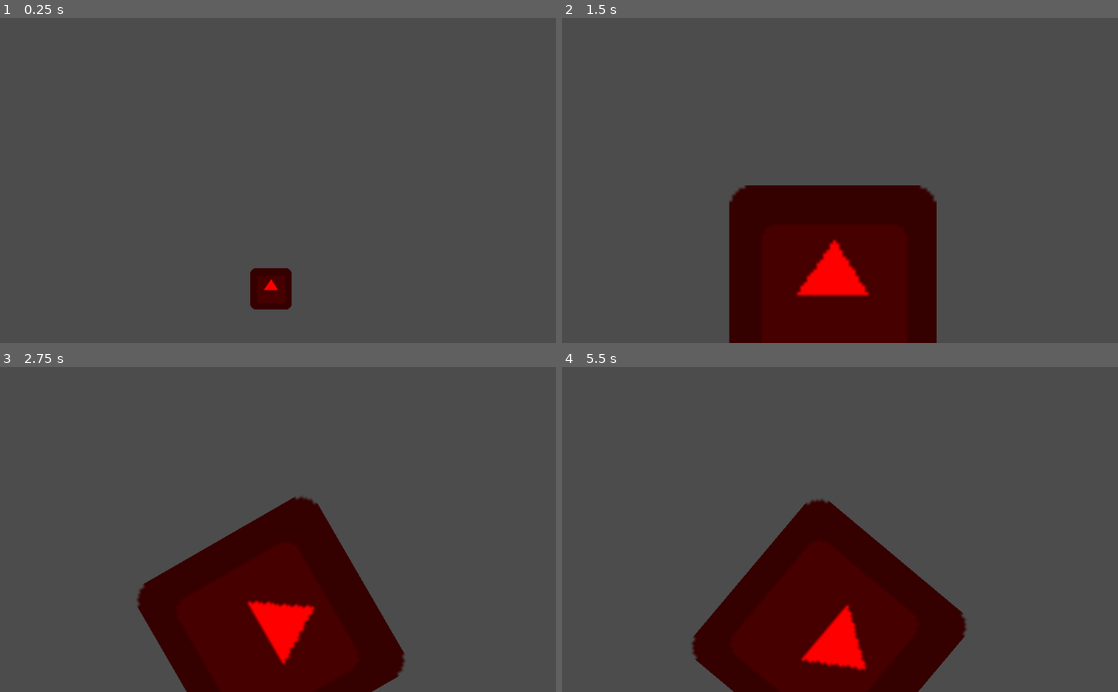
Above: before the commit, frames 1-4 (two rows, left to right).
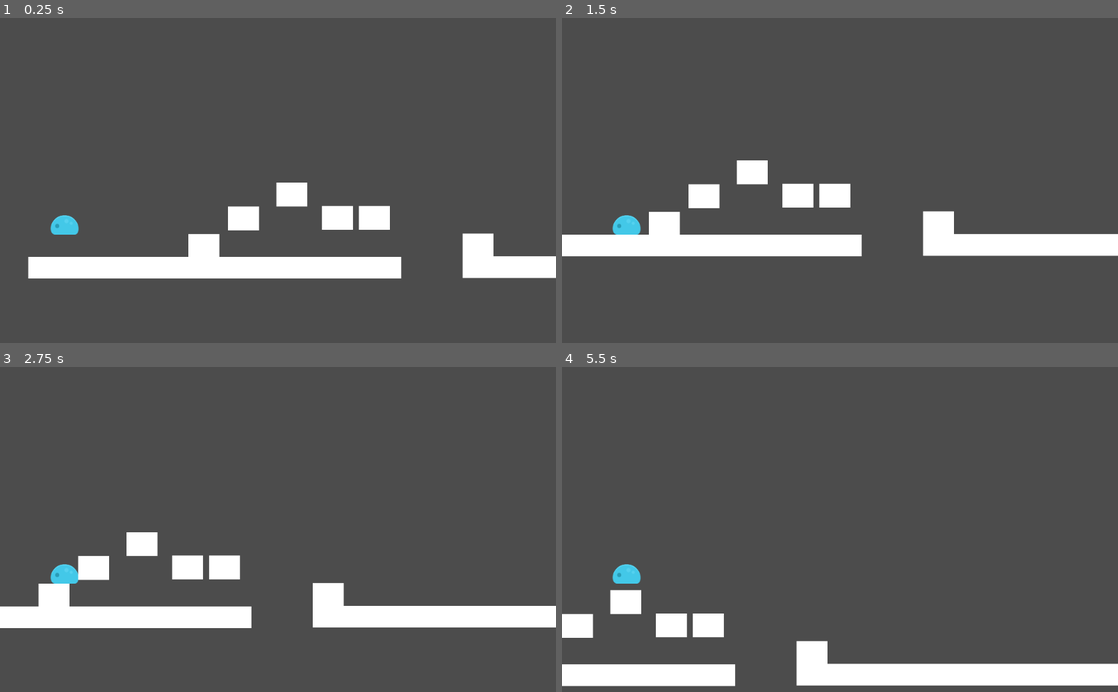
Above: after the commit, the same moments.

Repository: tescudec/prova1
Game: Godot game, scene res://Terra.tscn
The game is run twice, just before and just after one commit, with the same random seed, the same clock (stepped at 60 frames per second) and the same inputs. Before the commit the project starts from res://joc.tscn. The engine's default icon, where the game draws it, is replaced by a stand-in: a white triangle on a blue panel in a dark square.
Inputs (mouse positions are in pixels of both pictures, inside the frame that each line leads up to):
- Up to frame 1 (0.25 s): no input
- Up to frame 2 (1.5 s): move the mouse to (962, 164) at 0.52 s; press the mouse at (962, 164) at 0.53 s; move the mouse to (728, 196) at 1.27 s; release the mouse at (728, 196) at 1.28 s; right-click (728, 196) at 1.35 s
- Up to frame 3 (2.75 s): tap Enter at 2 s; move the mouse to (333, 458) at 2.02 s; hold Space (gira) from 2.03 s (still down)
- Up to frame 4 (5.5 s): move the mouse to (812, 594) at 2.77 s; release Space (gira) at 2.78 s; tap Up (mou amunt) at 2.85 s; move the mouse to (1006, 578) at 3.52 s; hold Down (mou avall) 3.53-4.28 s; move the mouse to (673, 480) at 4.27 s; tap Right (mou dreta) at 4.35 s; tap Space (gira) at 5 s; move the mouse to (867, 529) at 5.02 s; hold Left (mou esquerra) from 5.03 s (still down)

The runs differ from the first frame. In frame 1, 9.1% of the frame differs, in the area x 5-100%, y 50-90%; in frame 2, 24%; in frame 3, 25%, in the area x 0-100%, y 39-100%; in frame 4, 25%.

Commit message:
escena congrats i noves features

Diff:
--- a/2a.tscn
+++ b/2a.tscn
@@ -3,37 +3,42 @@
 [ext_resource path="res://KineBody.tscn" type="PackedScene" id=1]
 
 [sub_resource type="RectangleShape2D" id=1]
-extents = Vector2( 348.625, 21.75 )
+extents = Vector2( 347.625, 20.625 )
 
 [sub_resource type="RectangleShape2D" id=2]
 extents = Vector2( 28.25, 21.75 )
 
 [sub_resource type="RectangleShape2D" id=3]
-extents = Vector2( 21.75, 8.5 )
+extents = Vector2( 234.341, 9.49908 )
 
 [node name="Node2D" type="Node2D"]
 
 [node name="KinematicBody2D" parent="." instance=ExtResource( 1 )]
-position = Vector2( 26, 387 )
+position = Vector2( 33, 458 )
+
+[node name="Camera2D" type="Camera2D" parent="KinematicBody2D"]
+position = Vector2( -103, -457 )
+anchor_mode = 0
+current = true
 
 [node name="Terra2" type="StaticBody2D" parent="."]
-position = Vector2( 33, 98 )
+position = Vector2( 33, 160 )
 __meta__ = {
 "_edit_group_": true
 }
 
 [node name="ColorRect" type="ColorRect" parent="Terra2"]
-margin_left = -24.0
+margin_left = -32.0
 margin_top = 314.0
 margin_right = 663.0
 margin_bottom = 354.0
 
 [node name="CollisionShape2D" type="CollisionShape2D" parent="Terra2"]
-position = Vector2( 316.375, 334.25 )
+position = Vector2( 315.375, 335 )
 shape = SubResource( 1 )
 
 [node name="Terra4" type="StaticBody2D" parent="."]
-position = Vector2( -756, 57 )
+position = Vector2( -756, 119 )
 __meta__ = {
 "_edit_group_": true
 }
@@ -42,7 +47,7 @@
 margin_left = 938.0
 margin_top = 310.0
 margin_right = 995.0
-margin_bottom = 354.0
+margin_bottom = 357.0
 __meta__ = {
 "_edit_group_": true
 }
@@ -52,7 +57,7 @@
 shape = SubResource( 2 )
 
 [node name="Terra5" type="StaticBody2D" parent="."]
-position = Vector2( -129, 59 )
+position = Vector2( -129, 121 )
 __meta__ = {
 "_edit_group_": true
 }
@@ -71,7 +76,7 @@
 shape = SubResource( 2 )
 
 [node name="Terra6" type="StaticBody2D" parent="."]
-position = Vector2( -401, -39 )
+position = Vector2( -401, 23 )
 __meta__ = {
 "_edit_group_": true
 }
@@ -90,7 +95,7 @@
 shape = SubResource( 2 )
 
 [node name="Terra7" type="StaticBody2D" parent="."]
-position = Vector2( -491, 5 )
+position = Vector2( -491, 67 )
 __meta__ = {
 "_edit_group_": true
 }
@@ -109,7 +114,7 @@
 shape = SubResource( 2 )
 
 [node name="Terra8" type="StaticBody2D" parent="."]
-position = Vector2( -566, 57 )
+position = Vector2( -566, 119 )
 __meta__ = {
 "_edit_group_": true
 }
@@ -118,7 +123,7 @@
 margin_left = 938.0
 margin_top = 310.0
 margin_right = 995.0
-margin_bottom = 354.0
+margin_bottom = 356.0
 __meta__ = {
 "_edit_group_": true
 }
@@ -128,7 +133,7 @@
 shape = SubResource( 2 )
 
 [node name="Terra9" type="StaticBody2D" parent="."]
-position = Vector2( -252, -5 )
+position = Vector2( -252, 57 )
 __meta__ = {
 "_edit_group_": true
 }
@@ -147,25 +152,28 @@
 shape = SubResource( 2 )
 
 [node name="Terra3" type="StaticBody2D" parent="."]
-position = Vector2( 833, 97 )
+position = Vector2( 833, 159 )
 __meta__ = {
 "_edit_group_": true
 }
 
 [node name="ColorRect" type="ColorRect" parent="Terra3"]
-margin_left = -24.0
+margin_left = -31.0
 margin_top = 314.0
 margin_right = 663.0
 margin_bottom = 354.0
 
 [node name="CollisionShape2D" type="CollisionShape2D" parent="Terra3"]
-position = Vector2( 316.375, 334.25 )
+position = Vector2( 316.375, 334.625 )
 shape = SubResource( 1 )
 
-[node name="Portal" type="Area2D" parent="."]
-position = Vector2( 2, -3 )
+[node name="Congrats" type="Area2D" parent="."]
+position = Vector2( 2, 59 )
 
-[node name="CollisionShape2D" type="CollisionShape2D" parent="Portal"]
-position = Vector2( 1026, 391 )
+[node name="CollisionShape2D" type="CollisionShape2D" parent="Congrats"]
+position = Vector2( 1022, 181 )
 rotation = 1.60994
+scale = Vector2( 1, 1 )
 shape = SubResource( 3 )
+
+[connection signal="body_entered" from="Congrats" to="KinematicBody2D" method="_on_Congrats_body_entered"]
--- /dev/null
+++ b/EscenaCongrats.tscn
@@ -0,0 +1,11 @@
+[gd_scene format=2]
+
+[node name="EscenaCongrats" type="Node2D"]
+
+[node name="RichTextLabel" type="RichTextLabel" parent="."]
+margin_left = 35.0
+margin_top = 482.0
+margin_right = 356.0
+margin_bottom = 503.0
+tab_size = 11
+text = "FELICITATS! HAS COMPLETAT EL JOC AMB ÈXIT"
--- a/KineBody.gd
+++ b/KineBody.gd
@@ -10,6 +10,7 @@
 var gravetat = Vector2.DOWN * 1000
 var salt = Vector2.UP * 350
 var rotacio = 0
+var posicio = position
 # Called when the node enters the scene tree for the first time.
 func _ready():
 	rotation_degrees = rotacio
@@ -26,5 +27,6 @@
 	var animacio = $AnimatedSprite
 	animacio.flip_h = true
 	animacio.play('camina')
+
 func _on_Portal_body_entered(body):
 	get_tree().change_scene("res://2a.tscn")
--- a/KineBody.tscn
+++ b/KineBody.tscn
@@ -17,6 +17,11 @@
 "loop": true,
 "name": "camina",
 "speed": 5.0
+}, {
+"frames": [ ExtResource( 4 ) ],
+"loop": true,
+"name": "caure",
+"speed": 5.0
 } ]
 
 [sub_resource type="CapsuleShape2D" id=2]
@@ -27,11 +32,12 @@
 script = ExtResource( 2 )
 
 [node name="AnimatedSprite" type="AnimatedSprite" parent="."]
-position = Vector2( 1, -22 )
+position = Vector2( 2, -22 )
 scale = Vector2( 0.582031, 0.582031 )
 frames = SubResource( 1 )
 animation = "camina"
 frame = 1
+playing = true
 
 [node name="CollisionShape2D" type="CollisionShape2D" parent="."]
 position = Vector2( 2, 0 )
--- a/Terra.tscn
+++ b/Terra.tscn
@@ -3,7 +3,7 @@
 [ext_resource path="res://KineBody.tscn" type="PackedScene" id=1]
 
 [sub_resource type="RectangleShape2D" id=1]
-extents = Vector2( 344.5, 21.75 )
+extents = Vector2( 349, 19.875 )
 
 [sub_resource type="RectangleShape2D" id=2]
 extents = Vector2( 28.25, 21.75 )
@@ -15,14 +15,15 @@
 position = Vector2( 1, 1 )
 
 [node name="KinematicBody2D" parent="." instance=ExtResource( 1 )]
-position = Vector2( 29, 161 )
+position = Vector2( 29, 386 )
 
 [node name="Camera2D" type="Camera2D" parent="KinematicBody2D"]
-position = Vector2( 484, 140 )
+position = Vector2( -117, -385 )
+anchor_mode = 0
 current = true
 
 [node name="Terra2" type="StaticBody2D" parent="."]
-position = Vector2( 31, 101 )
+position = Vector2( 26, 166 )
 __meta__ = {
 "_edit_group_": true
 }
@@ -38,7 +39,7 @@
 shape = SubResource( 1 )
 
 [node name="Terra4" type="StaticBody2D" parent="."]
-position = Vector2( -636, 63 )
+position = Vector2( -641, 128 )
 __meta__ = {
 "_edit_group_": true
 }
@@ -57,7 +58,7 @@
 shape = SubResource( 2 )
 
 [node name="Terra5" type="StaticBody2D" parent="."]
-position = Vector2( -131, 62 )
+position = Vector2( -136, 127 )
 __meta__ = {
 "_edit_group_": true
 }
@@ -76,7 +77,7 @@
 shape = SubResource( 2 )
 
 [node name="Terra6" type="StaticBody2D" parent="."]
-position = Vector2( -390, 11 )
+position = Vector2( -395, 76 )
 __meta__ = {
 "_edit_group_": true
 }
@@ -95,7 +96,7 @@
 shape = SubResource( 2 )
 
 [node name="Terra7" type="StaticBody2D" parent="."]
-position = Vector2( -474, -32 )
+position = Vector2( -479, 33 )
 __meta__ = {
 "_edit_group_": true
 }
@@ -114,7 +115,7 @@
 shape = SubResource( 2 )
 
 [node name="Terra8" type="StaticBody2D" parent="."]
-position = Vector2( -563, 12 )
+position = Vector2( -568, 77 )
 __meta__ = {
 "_edit_group_": true
 }
@@ -133,7 +134,7 @@
 shape = SubResource( 2 )
 
 [node name="Terra9" type="StaticBody2D" parent="."]
-position = Vector2( -322, 11 )
+position = Vector2( -327, 76 )
 __meta__ = {
 "_edit_group_": true
 }
@@ -152,24 +153,24 @@
 shape = SubResource( 2 )
 
 [node name="Terra3" type="StaticBody2D" parent="."]
-position = Vector2( 831, 100 )
+position = Vector2( 826, 165 )
 
 [node name="ColorRect" type="ColorRect" parent="Terra3"]
 margin_left = -24.0
 margin_top = 314.0
-margin_right = 663.0
+margin_right = 1653.0
 margin_bottom = 354.0
 
 [node name="CollisionShape2D" type="CollisionShape2D" parent="Terra3"]
-position = Vector2( 320.5, 334.25 )
+position = Vector2( 325, 334.125 )
 shape = SubResource( 1 )
 
 [node name="Portal" type="Area2D" parent="."]
+position = Vector2( -5, 65 )
 
 [node name="CollisionShape2D" type="CollisionShape2D" parent="Portal"]
 position = Vector2( 1017, 385 )
 rotation = 1.60994
 shape = SubResource( 3 )
 
-[connection signal="area_entered" from="Portal" to="KinematicBody2D" method="_on_Portal_area_entered"]
 [connection signal="body_entered" from="Portal" to="KinematicBody2D" method="_on_Portal_body_entered"]
--- a/project.godot
+++ b/project.godot
@@ -11,7 +11,7 @@
 [application]
 
 config/name="1r JOC"
-run/main_scene="res://joc.tscn"
+run/main_scene="res://Terra.tscn"
 config/icon="res://Imatges/icon.png"
 
 [input]
